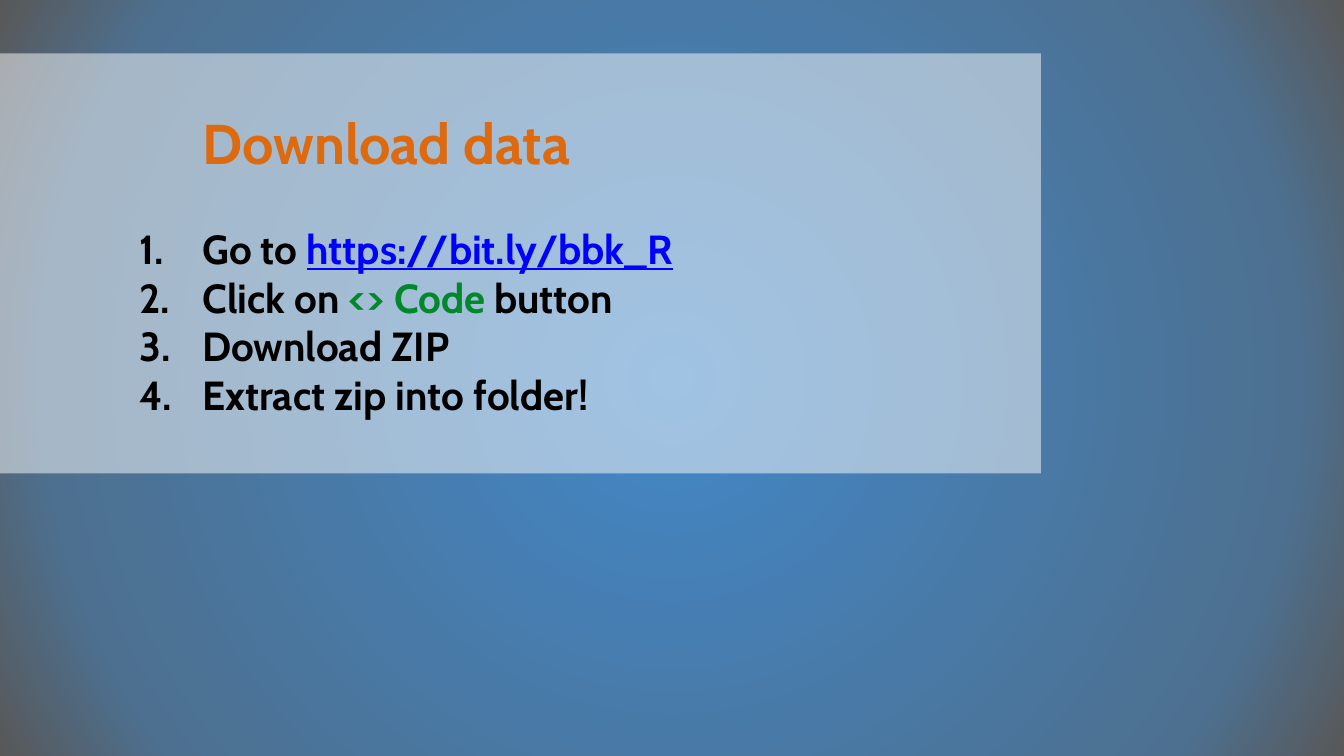
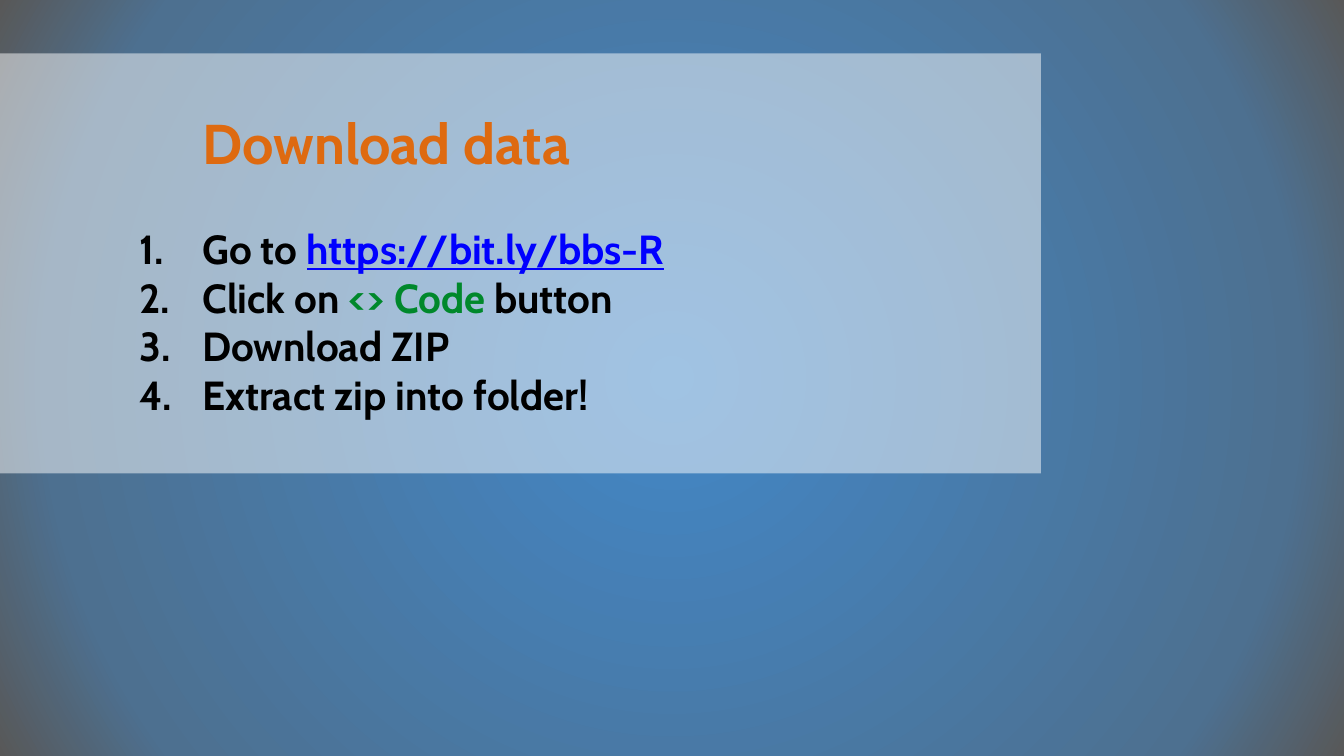
Before and after one commit to LukasWallrich/bbk_bbs_R_workshop, a slide deck: slide 3 of Day 1/Slides/00-Preclass-loop.pptx. Drawn at 1344x756 pixels with LibreOffice and Linux fonts; fonts in the diff are those of the drawing; background and template pictures are left out. Boxes give left, top, right and bottom in pixels: in the first picture for what was removed or moved away, otherwise in the second. Text is boxed around its words. In the diff, an @@ line names an element or a change of style, - is before the commit and + after.

Commit message:
Minor ppt updates

```diff
--- a/Day 1/Slides/00-Preclass-loop.pptx
+++ b/Day 1/Slides/00-Preclass-loop.pptx
@@ text in rectangle at (x1=202, y1=233, x2=664, y2=273): text changed @@
-      1. Go to https://bit.ly/bbk_R
+      1. Go to https://bit.ly/bbs-R
```
